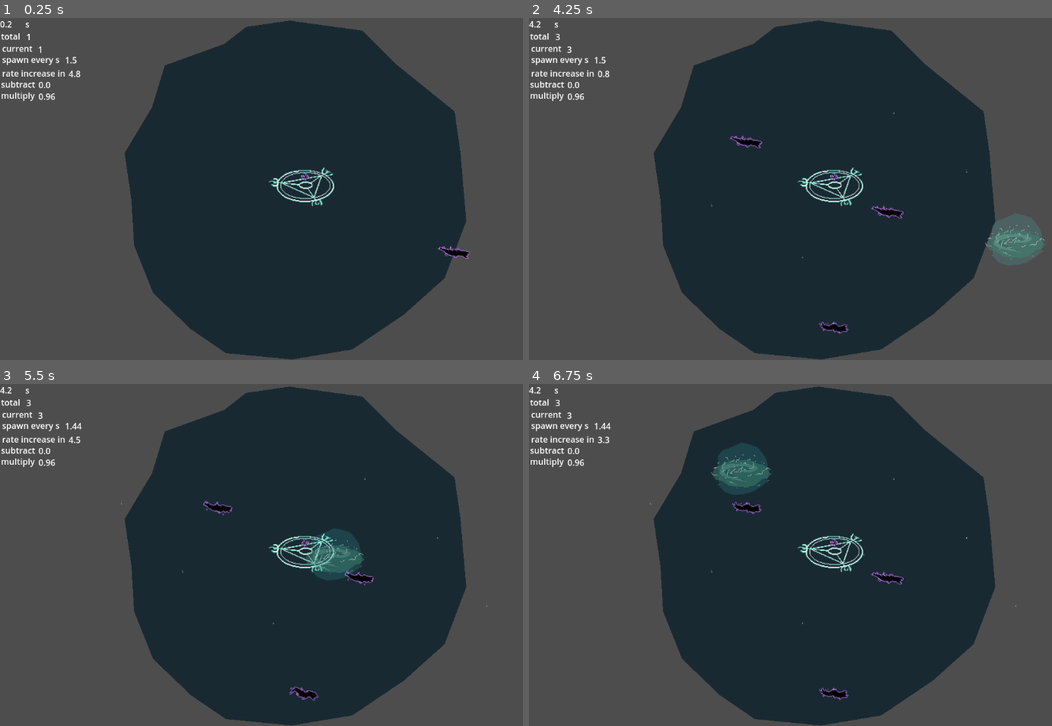
Above: before the commit, frames 1-4 (two rows, left to right).
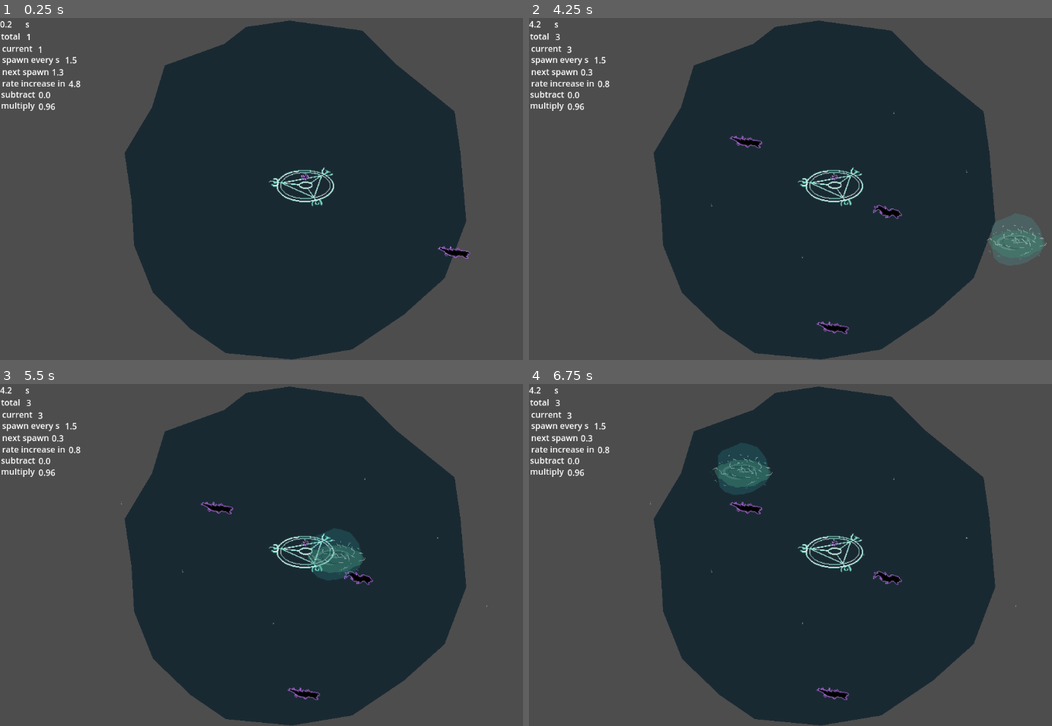
Above: after the commit, the same moments.

Repository: alifeee/loop
Game: Godot game, scene res://scenes/main.tscn
The game is run twice, just before and just after one commit, with the same random seed, the same clock (stepped at 60 frames per second) and the same inputs. The engine's default icon, where the game draws it, is replaced by a stand-in: a white triangle on a blue panel in a dark square.
Inputs (mouse positions are in pixels of both pictures, inside the frame that each line leads up to):
- Up to frame 1 (0.25 s): no input
- Up to frame 2 (4.25 s): move the mouse to (968, 171) at 0.52 s; click (968, 171) at 0.67 s; move the mouse to (712, 206) at 1.27 s; click (712, 206) at 1.42 s; move the mouse to (895, 113) at 2.02 s; click (895, 113) at 2.17 s; move the mouse to (800, 257) at 2.77 s; click (800, 257) at 2.92 s; move the mouse to (1015, 240) at 3.52 s; click (1015, 240) at 3.67 s; tap Space (Pause) at 4.15 s
- Up to frame 3 (5.5 s): move the mouse to (120, 503) at 4.27 s; click (120, 503) at 4.42 s; move the mouse to (334, 555) at 5.02 s; click (334, 555) at 5.17 s
- Up to frame 4 (6.75 s): move the mouse to (743, 469) at 5.77 s; click (743, 469) at 5.92 s; move the mouse to (968, 537) at 6.52 s; click (968, 537) at 6.67 s

The runs differ from the first frame. In frame 1, 0.6% of the frame differs, in the area x 0-16%, y 14-28%; in frame 2, 0.9%; in frame 3, 1.1%; in frame 4, 1.1%, in the area x 0-72%, y 11-93%.

Commit message:
pause all sprites on game pause and do timers better on pause

Diff:
--- a/scenes/demon.tscn
+++ b/scenes/demon.tscn
@@ -42,8 +42,9 @@
 "speed": 5.0
 }]
 
-[node name="Demon" type="AnimatableBody2D"]
+[node name="Demon" type="AnimatableBody2D" node_paths=PackedStringArray("sprite")]
 script = ExtResource("1_3t42y")
+sprite = NodePath("AnimatedSprite2D")
 walk_angle = 0.2
 walk_speed = 50.0
 
--- a/scenes/loop.tscn
+++ b/scenes/loop.tscn
@@ -1,8 +1,9 @@
-[gd_scene load_steps=9 format=3 uid="uid://ck2h376ut281v"]
+[gd_scene load_steps=10 format=3 uid="uid://ck2h376ut281v"]
 
 [ext_resource type="Script" uid="uid://dc61jsp7ri5ni" path="res://scripts/loop.gd" id="1_fpe6o"]
 [ext_resource type="Texture2D" uid="uid://wajv0p62nlg7" path="res://icon.svg" id="1_p0t4i"]
 [ext_resource type="Texture2D" uid="uid://i4s55q5iy7e6" path="res://assets/animations/loop-effect/loop-damage.png" id="3_ayrsc"]
+[ext_resource type="Script" uid="uid://byc17nc8ui05a" path="res://scripts/animated_sprite.gd" id="4_kyqv0"]
 
 [sub_resource type="CircleShape2D" id="CircleShape2D_fpe6o"]
 radius = 50.0
@@ -57,3 +58,4 @@
 sprite_frames = SubResource("SpriteFrames_kyqv0")
 animation = &"loop_attack"
 autoplay = "loop_attack"
+script = ExtResource("4_kyqv0")
--- a/scenes/main.tscn
+++ b/scenes/main.tscn
@@ -1,12 +1,14 @@
-[gd_scene load_steps=13 format=3 uid="uid://c06e8kqm41gh3"]
+[gd_scene load_steps=15 format=3 uid="uid://c06e8kqm41gh3"]
 
 [ext_resource type="Script" uid="uid://cis34mrvusi2o" path="res://scripts/portal.gd" id="1_0wfyh"]
 [ext_resource type="Script" uid="uid://c8u5g67s4bvvo" path="res://scripts/player.gd" id="1_jyhfs"]
 [ext_resource type="Texture2D" uid="uid://bx70glaekxydg" path="res://assets/non-animations/background_placeholder.png" id="2_o6xl0"]
 [ext_resource type="Texture2D" uid="uid://br1a4v37vsbi3" path="res://assets/non-animations/portal.png" id="2_tbgi4"]
+[ext_resource type="PackedScene" uid="uid://cpk7kjhmokc6l" path="res://scenes/globals.tscn" id="2_tipki"]
 [ext_resource type="Texture2D" uid="uid://cleacvb483w7q" path="res://assets/animations/portal/portal_summoning_spirte.png" id="4_o6xl0"]
 [ext_resource type="PackedScene" uid="uid://ck2h376ut281v" path="res://scenes/loop.tscn" id="5_tbgi4"]
 [ext_resource type="Script" uid="uid://b1o1776rup4my" path="res://scripts/userinterface.gd" id="5_tefeu"]
+[ext_resource type="Script" uid="uid://byc17nc8ui05a" path="res://scripts/animated_sprite.gd" id="6_85g3d"]
 
 [sub_resource type="AtlasTexture" id="AtlasTexture_tipki"]
 atlas = ExtResource("4_o6xl0")
@@ -49,6 +51,8 @@
 loop1 = NodePath("Loop1")
 DAMAGE_PERCENT = 100.0
 
+[node name="Globals" parent="." instance=ExtResource("2_tipki")]
+
 [node name="Polygon2D" type="Polygon2D" parent="."]
 position = Vector2(-18, 2)
 texture = ExtResource("2_o6xl0")
@@ -67,6 +71,7 @@
 sprite_frames = SubResource("SpriteFrames_eb6dy")
 animation = &"summon_portal"
 autoplay = "summon_portal"
+script = ExtResource("6_85g3d")
 
 [node name="Spawner" type="Node2D" parent="." node_paths=PackedStringArray("timer", "ratetimer")]
 position = Vector2(576, 324)
@@ -136,43 +141,56 @@
 offset_bottom = 90.0
 text = "spawn every s"
 
+[node name="NextSpawnLabel" type="Label" parent="CanvasLayer"]
+offset_left = 4.0
+offset_top = 90.0
+offset_right = 113.0
+offset_bottom = 113.0
+text = "next spawn"
+
+[node name="NextSpawn" type="Label" parent="CanvasLayer"]
+offset_left = 98.0
+offset_top = 91.0
+offset_right = 138.0
+offset_bottom = 114.0
+
 [node name="RateIncrease" type="Label" parent="CanvasLayer"]
 offset_left = 130.0
-offset_top = 94.0
+offset_top = 113.0
 offset_right = 170.0
-offset_bottom = 117.0
+offset_bottom = 136.0
 
 [node name="Label5" type="Label" parent="CanvasLayer"]
 offset_left = 4.0
-offset_top = 93.0
-offset_right = 113.0
-offset_bottom = 116.0
+offset_top = 112.0
+offset_right = 124.0
+offset_bottom = 135.0
 text = "rate increase in"
 
 [node name="RateSubtractLabel" type="Label" parent="CanvasLayer"]
 offset_left = 2.0
-offset_top = 114.0
+offset_top = 133.0
 offset_right = 122.0
-offset_bottom = 137.0
+offset_bottom = 156.0
 text = "subtract"
 
 [node name="RateSubtract" type="Label" parent="CanvasLayer"]
 offset_left = 73.0
-offset_top = 115.0
+offset_top = 134.0
 offset_right = 113.0
-offset_bottom = 138.0
+offset_bottom = 157.0
 
 [node name="RateMult" type="Label" parent="CanvasLayer"]
 offset_left = 73.0
-offset_top = 137.0
+offset_top = 156.0
 offset_right = 113.0
-offset_bottom = 160.0
+offset_bottom = 179.0
 
 [node name="RateMultLabel" type="Label" parent="CanvasLayer"]
 offset_left = 2.0
-offset_top = 135.0
+offset_top = 154.0
 offset_right = 122.0
-offset_bottom = 158.0
+offset_bottom = 177.0
 text = "multiply"
 
 [connection signal="timeout" from="Spawner/SpawnTimer" to="Spawner" method="_on_timer_timeout"]
--- /dev/null
+++ b/scripts/animated_sprite.gd
@@ -0,0 +1,5 @@
+extends AnimatedSprite2D
+
+func _ready() -> void:
+	Globals.pause_game.connect(pause)
+	Globals.resume_game.connect(play)
--- a/scripts/demon.gd
+++ b/scripts/demon.gd
@@ -1,6 +1,7 @@
 class_name Demon
 extends AnimatableBody2D
 
+@export var sprite: AnimatedSprite2D
 @export var walk_angle: float
 @export var walk_speed: float
 var health: float = 100
@@ -8,7 +9,13 @@
 var hittween: Tween
 
 func _ready() -> void:
-	pass
+	Globals.pause_game.connect(pause)
+	Globals.resume_game.connect(play)
+
+func pause() -> void:
+	sprite.pause()
+func play() -> void:
+	sprite.play()
 
 func _physics_process(delta: float) -> void:
 	if dead:
--- a/scripts/globals.gd
+++ b/scripts/globals.gd
@@ -16,7 +16,6 @@
 # global variables
 var total_demons = 0
 var demons: Array[Demon] = []
-@export var amicool: bool
 
 func pause():
 	gamestate = GAMESTATES.PAUSED
--- a/scripts/portal.gd
+++ b/scripts/portal.gd
@@ -5,6 +5,7 @@
 @export var rate_every_s: float = 5
 @export var rate_subtract_s: float = 0
 @export var rate_multiply: float = 0.96
+@export var rate_minimum_s: float = 0.4
 var rng = RandomNumberGenerator.new()
 var packeddemon: PackedScene
 
@@ -20,13 +21,15 @@
 	ratetimer.timeout.connect(increase_rate)
 
 func increase_rate() -> void:
-	timer.wait_time += rate_subtract_s
-	timer.wait_time *= rate_multiply
+	var new_time = (timer.wait_time - rate_subtract_s) * rate_multiply
+	timer.wait_time = max(new_time, rate_minimum_s)
 
 func stop_timer() -> void:
-	timer.stop()
+	timer.paused = true
+	ratetimer.paused = true
 func start_timer() -> void:
-	timer.start()
+	timer.paused = false
+	ratetimer.paused = false
 
 func _on_timer_timeout() -> void:
 	var newdemon: Demon = packeddemon.instantiate()
--- a/scripts/userinterface.gd
+++ b/scripts/userinterface.gd
@@ -20,6 +20,9 @@
 	# current rate
 	$CurrentRate.text = str($"../Spawner/SpawnTimer".wait_time)
 
+	# next spawn
+	$NextSpawn.text = str(snapped($"../Spawner/SpawnTimer".time_left, 0.1))
+
 	# current rate timer
 	$RateIncrease.text = str(snapped($"../Spawner/RateTimer".time_left, 0.1))
 
Not shown, added: scripts/animated_sprite.gd.uid
